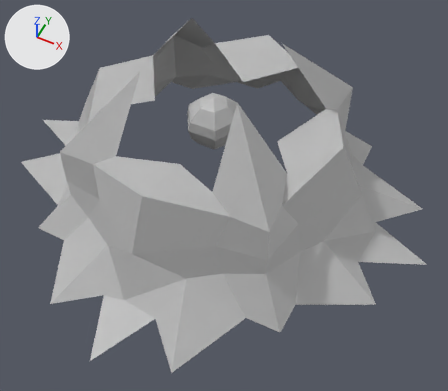
An edit to the FBX model Assets/Models/Enemies/Stationary Enemy/Stationary Enemy.fbx, drawn before and after from the same camera.
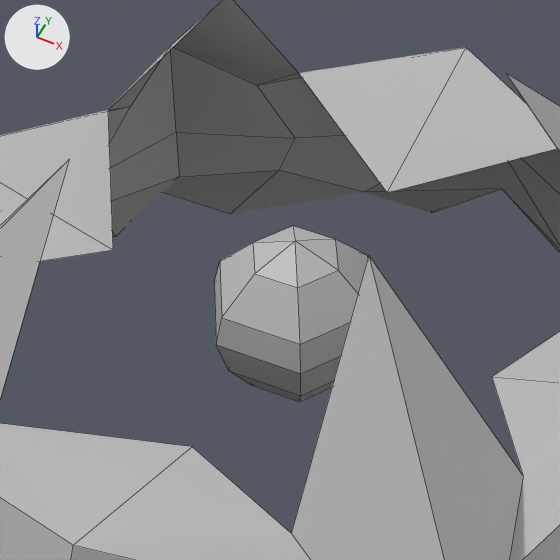
Each version appears first whole from a camera (50 mm lens) standing at (0.0638, -0.121, 0.1477) and looking at (0.0093, -0.0121, 0.0115), and next in a close-up on the part from 26% to 67% of the width and 5% to 51% of the height. Lighting does not change. The marker at upper left points along +X, +Y and +Z. The close-ups show mesh edges as thin lines.
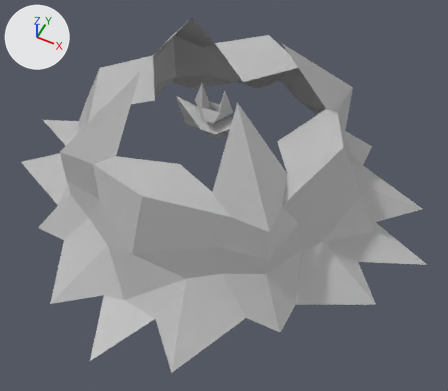
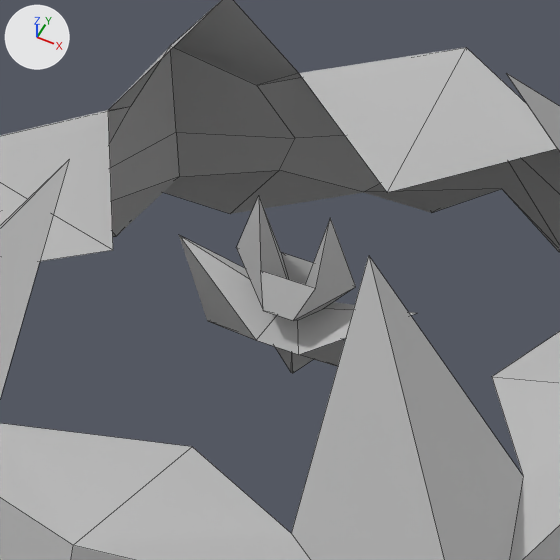
The newer file adds a shape key; the second version is drawn at full value of the shape key 'pSphere3' of 'pSphere1', and the change is written as the vertex moves it makes.

What differs and where, as boxes [x1, y1, x2, y2] in the close-ups (560 x 560 px):
'pSphere1', reshaped (54% wider)
    before: [214, 226, 368, 402]
    after: [179, 196, 416, 373]

What the commit changed:
me_mesh_001 is used by ob_psphere1; location (0.0, 0.0, 0.0277); rotation (1.571, 0.0, 0.0), in degrees (90, 0, 0); scale (0.01, 0.01, 0.01).
me_mesh_001 had 32 vertices, 36 faces and spanned x -0.88..0.88, y -0.99..0.83, z -0.76..0.76.
me_mesh_001 now has 32 vertices, 36 faces and spans x -1.23..1.23, y -0.72..1.22, z -0.38..0.39.
me_mesh_001 part 1: 32 of 32 vertices moved; they spanned x -0.88..0.88, y -0.99..0.83, z -0.76..0.76 and now span x -1.23..1.23, y -0.72..1.22, z -0.38..0.39; mean shift (0.0, 0.17, 0.02); largest move (-0.76, -0.39, 0.0) -> (-1.23, 0.45, 0.0).
